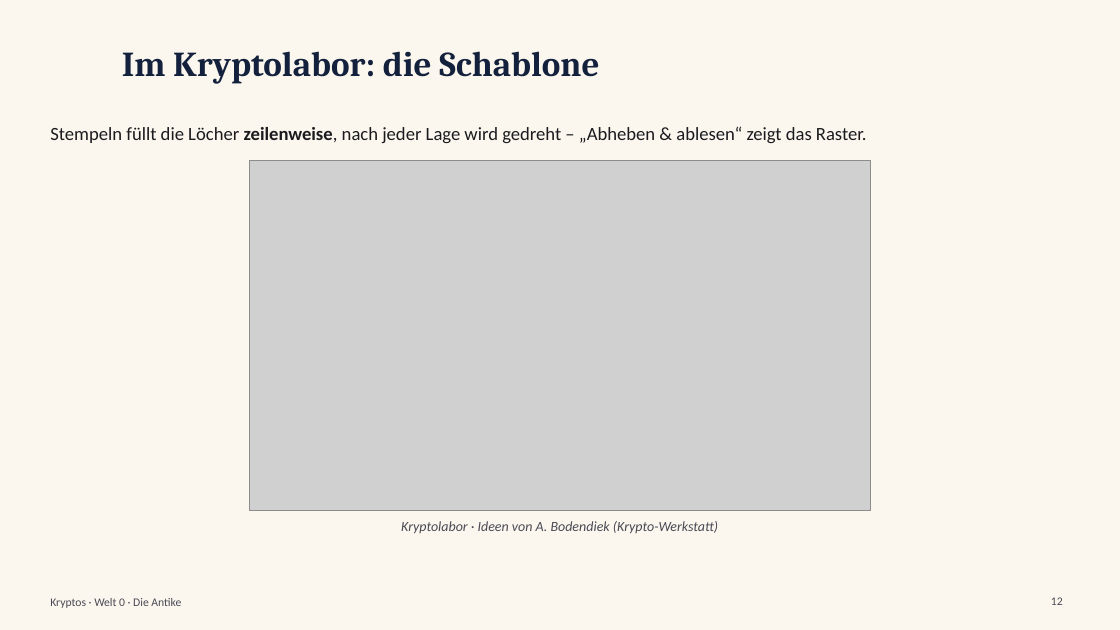
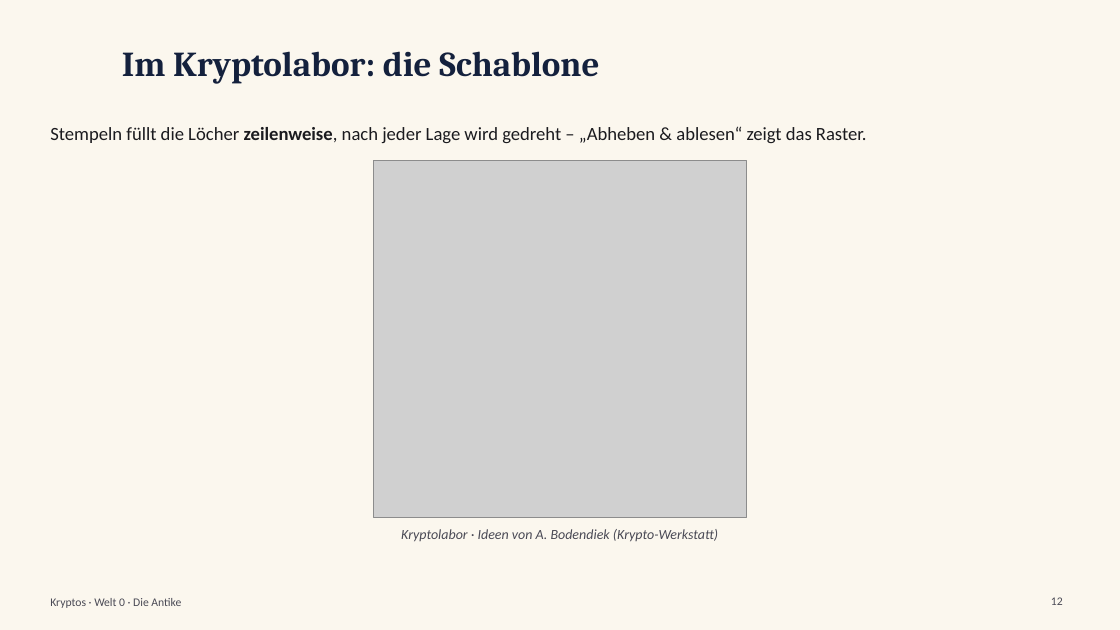
Before and after one commit to frankjuchim/kryptos, a slide deck: slide 12 of materialien/Welt0_Antike/1_Praesentation/KR_W0_Praesentation_Antike.pptx. Drawn at 1120x630 pixels with LibreOffice and Linux fonts; fonts in the diff are those of the drawing; grey boxes stand for pictures; background and template pictures are left out. Boxes give left, top, right and bottom in pixels: in the first picture for what was removed or moved away, otherwise in the second. Text is boxed around its words. In the diff, an @@ line names an element or a change of style, - is before the commit and + after.

```diff
--- a/materialien/Welt0_Antike/1_Praesentation/KR_W0_Praesentation_Antike.pptx
+++ b/materialien/Welt0_Antike/1_Praesentation/KR_W0_Praesentation_Antike.pptx
@@ picture: place and size @@
-picture at [250,160,871,510]
+picture at [373,160,747,518]
@@ text "Kryptolabor · Ideen von A. ...": place and size @@
-text "Kryptolabor · Ideen von A. ..." at [401,521,718,534]
+text "Kryptolabor · Ideen von A. ..." at [401,529,718,542]
```
Also in this commit, not shown: 3 other slides changed, 35 other files.
